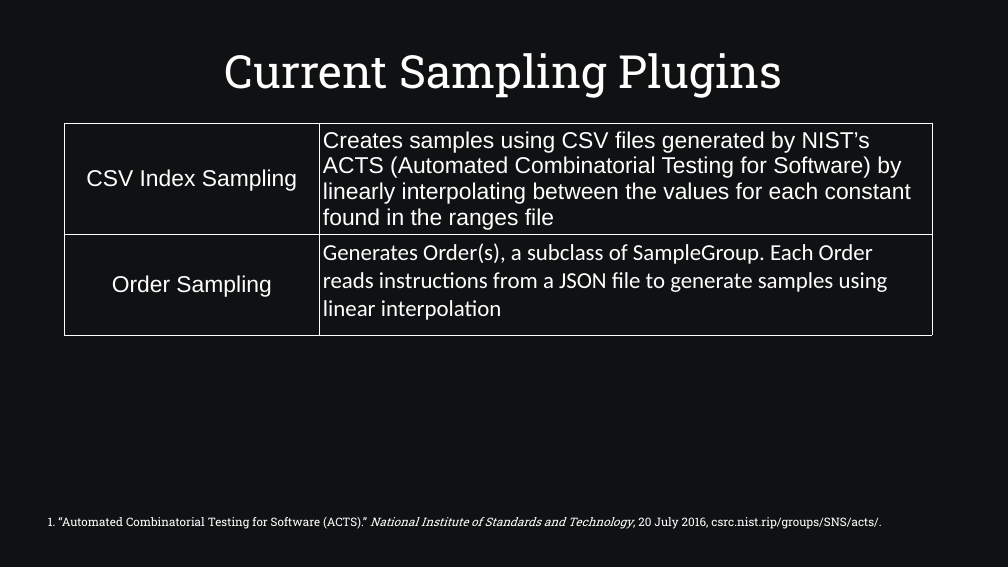
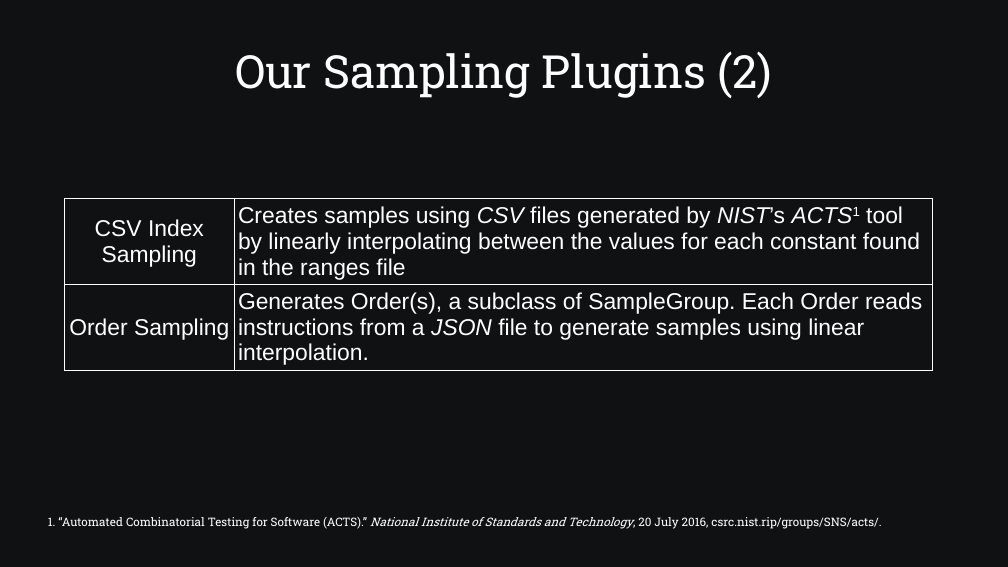
Before and after one commit to SamAllen06/lake_temp_work, a slide deck: slide 19 of documentation/for_collaborators/TestingSoftwareOverview.odp (slide 18 before the commit). Drawn at 1008x567 pixels with LibreOffice and Linux fonts; fonts in the diff are those of the drawing. Boxes give left, top, right and bottom in pixels: in the first picture for what was removed or moved away, otherwise in the second. Text is boxed around its words. In the diff, an @@ line names an element or a change of style, - is before the commit and + after.

```diff
--- a/documentation/for_collaborators/TestingSoftwareOverview.odp
+++ b/documentation/for_collaborators/TestingSoftwareOverview.odp
@@ title at [235,51,773,98]: text changed @@
-Current Sampling Plugins
+Our Sampling Plugins (2)
@@ table at [64,198,932,369] @@
-row 1, column 2: Creates samples using CSV files generated by NIST’s ACTS (Automated Combinatorial Testing for Software) by linearly interpolating between the values for each constant found in the ranges file
+row 1, column 2: Creates samples using CSV files generated by NIST’s ACTS1 tool by linearly interpolating between the values for each constant found in the ranges file
-row 2, column 2: Generates Order(s), a subclass of SampleGroup. Each Order reads instructions from a JSON file to generate samples using linear interpolation
+row 2, column 2: Generates Order(s), a subclass of SampleGroup. Each Order reads instructions from a JSON file to generate samples using linear interpolation.
@@ table: place and size @@
-table at [64,123,932,332]
+table at [64,198,932,369]
```
Also in this commit, not shown: 15 other slides changed, 3 slides added, 1 slide removed, 3 other files.
